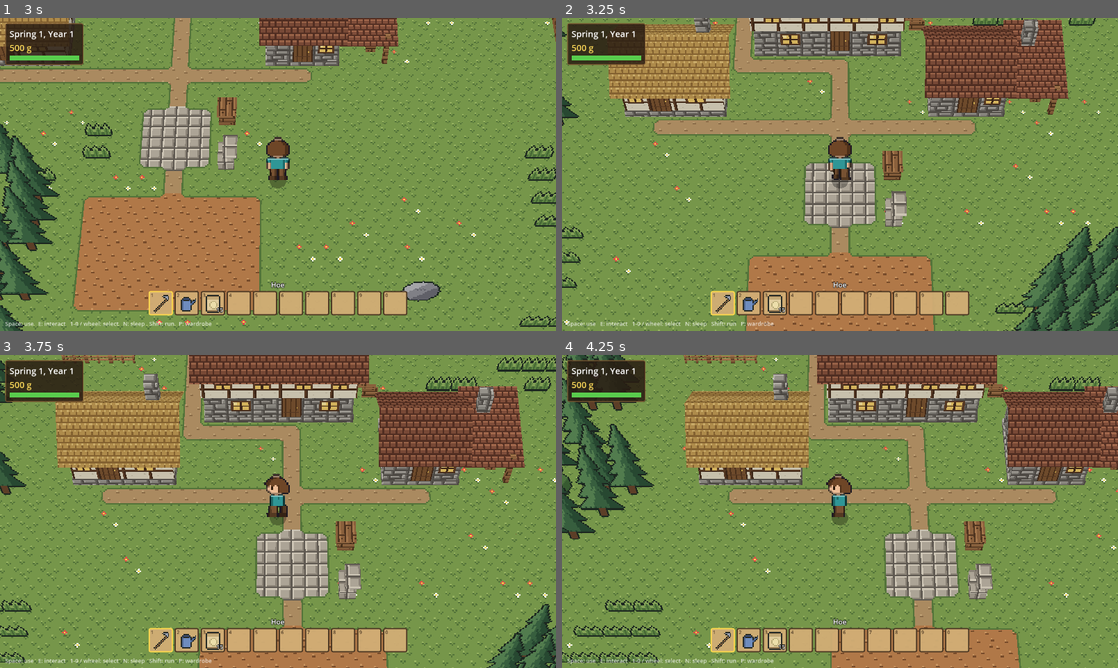
Above: before the commit, frames 1-4 (two rows, left to right).
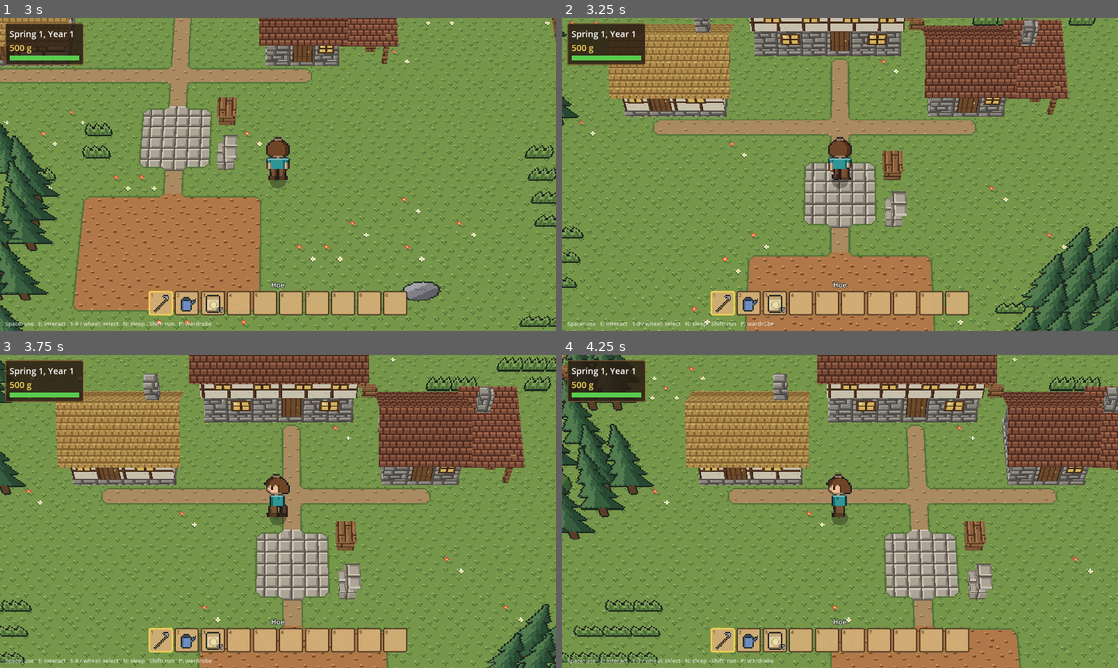
Above: after the commit, the same moments.

Repository: grimechristopher/procedural-game
Game: Godot game, scene res://scenes/main.tscn
The game is run twice, just before and just after one commit, with the same random seed, the same clock (stepped at 60 frames per second) and the same inputs.
Inputs (mouse positions are in pixels of both pictures, inside the frame that each line leads up to):
- Up to frame 1 (3 s): tap Enter (ui_accept) at 0.5, 0.77, 1.52 s; move the mouse to (400, 158) at 0.52 s; hold D (move_right) 0.53-1.28 s; hold R (regenerate) 0.53-1.28 s; click (400, 158) at 0.67 s; tap Shift (run) at 0.8, 1.35, 2.3 s; move the mouse to (166, 190) at 1.27 s; hold S (move_down) 1.28-2.03 s; tap R (regenerate) at 1.55 s; move the mouse to (333, 105) at 2.02 s; hold D (move_right) 2.03-2.78 s; hold Mouse wheel down (hotbar_next) 2.03-2.78 s; move the mouse to (250, 237) at 2.77 s; hold W (move_up) from 2.78 s (still down); tap Mouse wheel up (hotbar_prev) at 2.85 s; click (250, 237) at 2.92 s
- Up to frame 2 (3.25 s): keep holding W (move_up); tap Enter (ui_accept) at 3.02 s; tap R (regenerate) at 3.05 s
- Up to frame 3 (3.75 s): move the mouse to (444, 558) at 3.52 s; release W (move_up) at 3.53 s; hold A (move_left) from 3.53 s (still down); hold E (interact) from 3.53 s (still down)
- Up to frame 4 (4.25 s): keep holding A (move_left); keep holding E (interact); tap Enter (ui_accept) at 3.77 s; tap Shift (run) at 3.8 s

Frame 1 is identical in both runs. In frame 2, 1.7% of the frame differs, in the area x 0-97%, y 0-99%; in frame 3, 2.0%; in frame 4, 2.0%, in the area x 0-100%, y 0-94%.

Commit message:
Sloped walls in any direction: tall banks built from bank bricks
Each full cliff now slopes or stands vertical per side, by a wall-style
noise that favours slopes on east and west sides. Taller sloped walls are
staircases of banks, one cell per block, with wrapped outside corners,
where the ground in front has room. The connector climbs such slopes by
laying a ramp down through them.

Co-Authored-By: Claude Opus 5.5 <noreply@anthropic.com>
Claude-Session: https://claude.ai/code/session_01QBAyNdiLYtBbpQzeaWaTYf

Diff:
--- a/scripts/terrain.gd
+++ b/scripts/terrain.gd
@@ -20,6 +20,7 @@
 var _forest := FastNoiseLite.new()
 var _tall_grass := FastNoiseLite.new()
 var _sheer := FastNoiseLite.new()
+var _lean := FastNoiseLite.new()
 
 
 func _init(seed_value: int) -> void:
@@ -31,6 +32,7 @@
 	_setup(_forest, seed_value + 4, 0.06, 3)
 	_setup(_tall_grass, seed_value + 5, 0.1, 2)
 	_setup(_sheer, seed_value + 6, 0.03, 2)
+	_setup(_lean, seed_value + 7, 0.025, 2)
 
 
 ## Continuous elevation in blocks; below 0 is water.
@@ -66,6 +68,12 @@
 	return is_cliffy(x, z) and cliff_tiers(x, z) == 1
 
 
+## How much full cliffs here lean back into slopes rather than standing
+## vertical, about -1..1 (see GridWorld for where it tips each way).
+func wall_lean(x: float, z: float) -> float:
+	return _lean.get_noise_2d(x, z)
+
+
 ## 0..1 chance of a tree.
 func forest(x: float, z: float) -> float:
 	return clampf(_forest.get_noise_2d(x, z) * 2.4 - 0.15, 0.0, 0.8)
--- a/scripts/world.gd
+++ b/scripts/world.gd
@@ -164,6 +164,11 @@
 ## How far either side of a cell its slope is measured, so patches of
 ## cliffs come out whole rather than speckled.
 const STEEP_REACH := 2
+## Terrain.wall_lean above which full cliffs slope on every side, and above
+## which they slope on their east and west sides (which, standing vertical,
+## the camera sees edge on). Terraces a block at a time always slope.
+const SLOPE_ALL := 0.15
+const SLOPE_SIDES := -0.2
 ## Highest ground, in blocks.
 const MAX_HEIGHT := 10
 ## Ground this many blocks high or higher is bare rock.
@@ -188,6 +193,9 @@
 var height_map := PackedInt32Array()
 ## How deep the plateau beside a corridor must be (see _walled).
 var _corridor_walls := 2
+## Per cell, a bit per ORTHOGONAL side whose full cliff slopes (banks) rather
+## than standing vertical.
+var _slope_sides := PackedByteArray()
 ## Leaves terrain blocks undrawn in the GridMap, for TerrainMesh to draw.
 ## (Off for hand-built test maps, which have no terrain mesh.)
 @export var hide_terrain_blocks := true
@@ -220,6 +228,7 @@
 	spawn_cell = map_size / 2
 
 	var heights := _shape_heights(terrain)
+	_slope_walls(terrain, heights)
 	_build_terrain(terrain, heights)
 
 	var reserved := {}
@@ -421,7 +430,7 @@
 			if heights[z * map_size.x + x] < 0 or Vector2(cell).distance_to(Vector2(spawn_cell)) < settled:
 				continue
 			# Banks turn their own corners.
-			if not has_banks_at(cell):
+			if _slope_sides[z * map_size.x + x] == 0:
 				_wedge_corner(cell, heights)
 	for z in map_size.y:
 		for x in map_size.x:
@@ -429,8 +438,80 @@
 				_maybe_ramp(Vector2i(x, z), heights)
 	for z in map_size.y:
 		for x in map_size.x:
-			if has_banks_at(Vector2i(x, z)):
+			if _slope_sides[z * map_size.x + x] != 0:
 				_place_banks(Vector2i(x, z), heights)
+
+
+## Picks which full cliffs slope (see SLOPE_ALL) and builds the taller
+## ones into slopes: a staircase of one-block banks, one cell per block,
+## stepping out over the ground in front where there's room for all of it
+## (so the slope runs on at 45 degrees), its outside corners wrapping round.
+## Where there isn't room the wall stays vertical.
+func _slope_walls(terrain: Terrain, heights: PackedInt32Array) -> void:
+	_slope_sides.resize(map_size.x * map_size.y)
+	_slope_sides.fill(0)
+	var settled := SETTLEMENT_RADIUS + 2.0
+	for z in map_size.y:
+		for x in map_size.x:
+			var cell := Vector2i(x, z)
+			if heights[z * map_size.x + x] < 2 or not is_cliffy_at(cell) \
+					or Vector2(cell).distance_to(Vector2(spawn_cell)) < settled:
+				continue
+			var lean := terrain.wall_lean(x, z)
+			for b in ORTHOGONAL.size():
+				if has_banks_at(cell) or lean > SLOPE_ALL or (ORTHOGONAL[b].x != 0 and lean > SLOPE_SIDES):
+					_slope_sides[z * map_size.x + x] |= 1 << b
+	# Grow the staircases a step at a time.
+	for step in 8:
+		var src := heights.duplicate()
+		var src_sides := _slope_sides.duplicate()
+		var changed := false
+		for z in map_size.y:
+			for x in map_size.x:
+				var cell := Vector2i(x, z)
+				var i := z * map_size.x + x
+				var f := src[i]
+				if f < 0 or Vector2(cell).distance_to(Vector2(spawn_cell)) < settled:
+					continue
+				var best := f
+				var sides := 0
+				for b in ORTHOGONAL.size():
+					var d := ORTHOGONAL[b]
+					var top := _height_at(src, cell - d) - 2
+					if top <= f or (top - f) % 2 != 0 or not src_sides[(cell - d).y * map_size.x + (cell - d).x] & (1 << b):
+						continue
+					var room := true
+					for m in range(1, (top - f) / 2 + 1):
+						if _height_at(src, cell + d * m) != f:
+							room = false
+					if not room:
+						continue
+					if top > best:
+						best = top
+						sides = 0
+					if top == best:
+						sides |= 1 << b
+				for q in DIAGONAL:
+					# An outside corner between two slopes wraps round.
+					var a := Vector2i(q.x, 0)
+					var c := Vector2i(0, q.y)
+					var top := _height_at(src, cell - q) - 2
+					var bits := (1 << ORTHOGONAL.find(a)) | (1 << ORTHOGONAL.find(c))
+					if top <= f or (top - f) % 2 != 0 or src_sides[(cell - q).y * map_size.x + (cell - q).x] & bits != bits \
+							or _height_at(src, cell - a) < top or _height_at(src, cell - c) < top:
+						continue
+					if top > best:
+						best = top
+						sides = 0
+					if top == best:
+						sides |= bits
+				if best > f:
+					heights[i] = best
+					_slope_sides[i] = sides
+					_max_drop[i] = maxi(_max_drop[i], 2)
+					changed = true
+		if not changed:
+			break
 
 
 ## Turns a cell's one-block cliffs into HGSS-style banks: the face slopes
@@ -442,8 +523,10 @@
 	if h < 2 or get_cell_item(Vector3i(cell.x, (h - 1) / 2, cell.y)) not in [Tile.FULL, Tile.ROCK]:
 		return
 	var banked: Array[Vector2i] = []
-	for d in ORTHOGONAL:
-		if _bank_foot(cell + d, h - 2, heights):
+	var sides := _slope_sides[cell.y * map_size.x + cell.x]
+	for b in ORTHOGONAL.size():
+		var d := ORTHOGONAL[b]
+		if sides & (1 << b) and _bank_foot(cell + d, h - 2, heights):
 			set_cell_item(Vector3i(cell.x + d.x, (h - 2) / 2, cell.y + d.y), Tile.BANK)
 			banked.append(d)
 	for d in DIAGONAL:
@@ -858,6 +941,9 @@
 				set_cell_item(Vector3i(r.x, hr / 2, r.y), INVALID_CELL_ITEM)
 				surface[ri] = _top_surface(r)
 				return true
+		if cut and hr % 2 == 0 and get_cell_item(Vector3i(r.x, hr / 2, r.y)) == Tile.BANK \
+				and _ramp_through_slope(u, d, reached, surface, heights, reserved):
+			return true
 		if reached[ri] and hu != hr and absi(hu - hr) <= 2:
 			var low := u if hu < hr else r
 			var dir := d if hu < hr else -d
@@ -880,6 +966,68 @@
 					surface[ri] = _top_surface(r)
 					return true
 	return false
+
+
+## Joins u to the ground at the other end of a slope (a staircase of
+## banks) starting beside it toward d, by laying a ramp down the slope at
+## half a block per cell: through the banks, then on over the ground at the
+## slope's foot. One end must be reachable.
+func _ramp_through_slope(u: Vector2i, d: Vector2i, reached: PackedByteArray, surface: Array,
+		heights: PackedInt32Array, reserved: Dictionary) -> bool:
+	var hu := _height_at(heights, u)
+	var r := u + d
+	var hr := _height_at(heights, r)
+	# Walk the staircase to its far end, up or down.
+	var step := -2 if hu == hr + 2 else (2 if hu == hr else 0)
+	if step == 0:
+		return false
+	var banks: Array[Vector2i] = []
+	var c := r
+	while _height_at(heights, c) >= 0 and _has_bank(c, _height_at(heights, c)) and not reserved.has(c):
+		if not banks.is_empty() and _height_at(heights, c) != _height_at(heights, banks[-1]) + step:
+			break
+		banks.append(c)
+		c += d
+	if banks.is_empty():
+		return false
+	var k := banks.size()
+	# The ramp runs from the top, down the slope and out over the foot.
+	var top: Vector2i = u if step < 0 else c
+	var down: Vector2i = d if step < 0 else -d
+	var h_top := _height_at(heights, top)
+	if step > 0 and h_top != _height_at(heights, banks[-1]) + 2:
+		return false
+	var floor_h := h_top - 2 * k
+	var run: Array[Vector2i] = []
+	for j in range(1, 2 * k + 1):
+		run.append(top + down * j)
+	var landing: Vector2i = top + down * (2 * k + 1)
+	for j in range(k, 2 * k):
+		var f: Vector2i = run[j]
+		if _height_at(heights, f) != floor_h or not _ramp_room(f, floor_h / 2, floor_h, reserved) \
+				or _ramp_near_cell(f):
+			return false
+	if _height_at(heights, landing) != floor_h or surface[landing.y * map_size.x + landing.x].is_empty():
+		return false
+	if not reached[top.y * map_size.x + top.x] and not reached[landing.y * map_size.x + landing.x]:
+		return false
+	for j in 2 * k:
+		var f: Vector2i = run[j]
+		var s := h_top - (j + 1)
+		for layer in range(0, TOP_LAYER + 1):
+			set_cell_item(Vector3i(f.x, layer, f.y), INVALID_CELL_ITEM)
+		_stack_column(f, s)
+		heights[f.y * map_size.x + f.x] = s
+		set_slope(f, s / 2, Tile.HALF_HILL_RAMP if s % 2 == 0 else Tile.UPPER_HALF_HILL_RAMP, -down)
+	for j in range(-1, 2 * k + 2):
+		for side in [Vector2i(down.y, down.x), Vector2i(-down.y, -down.x), Vector2i.ZERO]:
+			var n: Vector2i = top + down * j + side
+			if _height_at(heights, n) < 0:
+				continue
+			if side != Vector2i.ZERO:
+				_unshape(n, heights)
+			surface[n.y * map_size.x + n.x] = _top_surface(n)
+	return true
 
 
 ## Climbs a wall of stacked cliffs from low toward dir by cutting a
Not shown, changed: documentation/terrain/README.md
